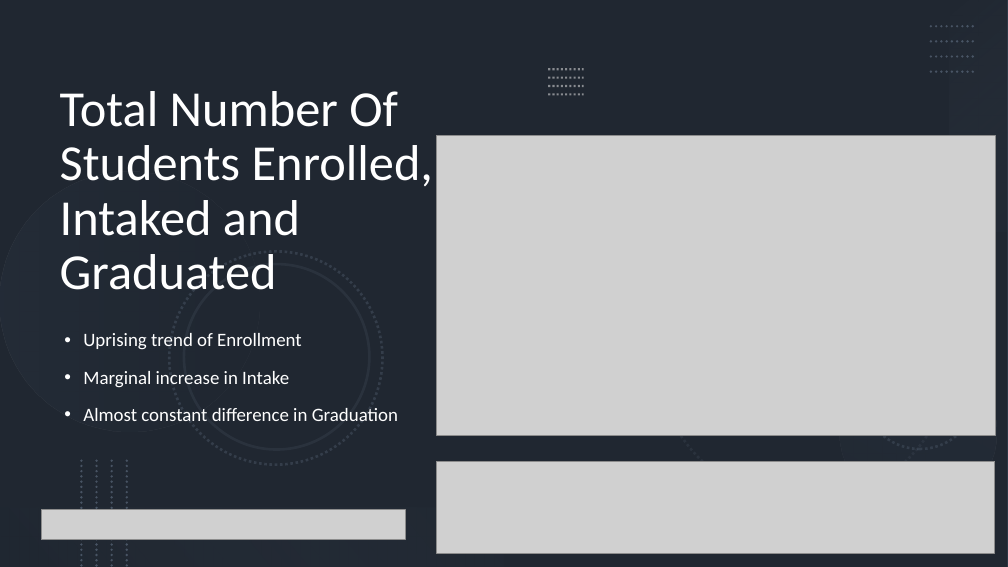
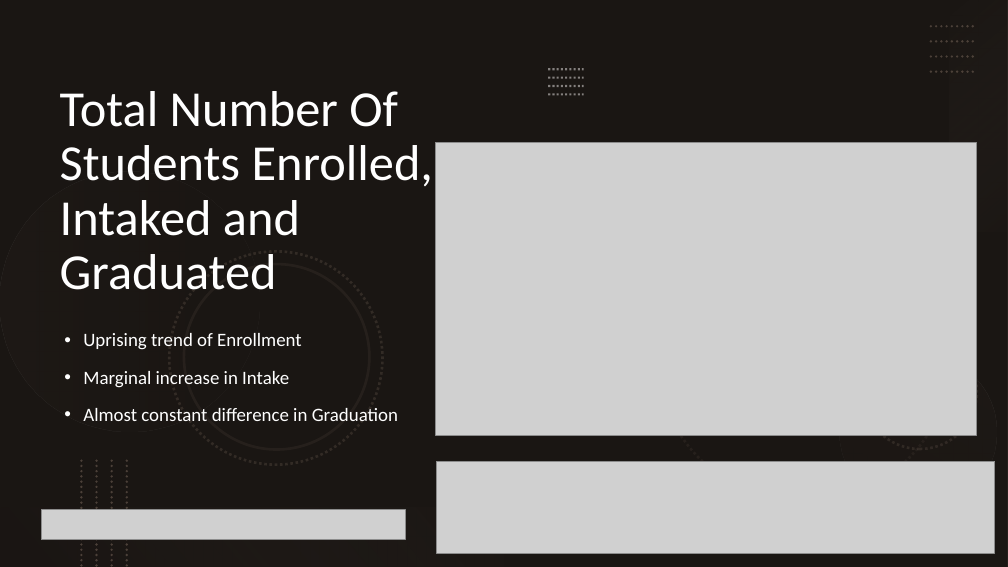
Before and after one commit to jurgen-tan-git/PDS-Assignments, a slide deck: slide 9 of Assignment 2/JurgenTan_CA2.pptx (slide 6 before the commit). Drawn at 1008x567 pixels with LibreOffice and Linux fonts; fonts in the diff are those of the drawing; grey boxes stand for pictures. Boxes give left, top, right and bottom in pixels: in the first picture for what was removed or moved away, otherwise in the second. Text is boxed around its words. In the diff, an @@ line names an element or a change of style, - is before the commit and + after.

```diff
--- a/Assignment 2/JurgenTan_CA2.pptx
+++ b/Assignment 2/JurgenTan_CA2.pptx
@@ rectangle at <box>0,0,1008,567</box>: fill #44546A to #39302A @@
@@ line (931, 26) - (976, 26): stroke #333F50 2.5 pt dashed to #2B2420 2.5 pt dashed @@
@@ rectangle at <box>950,0,1008,231</box>: fill gradient #ADB9CA to #333F50 to gradient #B9AAA0 to #2B2420 @@
@@ line (931, 42) - (976, 42): stroke #333F50 2.5 pt dashed to #2B2420 2.5 pt dashed @@
@@ line (931, 57) - (976, 57): stroke #333F50 2.5 pt dashed to #2B2420 2.5 pt dashed @@
@@ line (548, 86) - (584, 86): stroke #F1F0F0 2 pt dashed to #EFEBE9 2 pt dashed @@
@@ line (548, 78) - (584, 78): stroke #F1F0F0 2 pt dashed to #EFEBE9 2 pt dashed @@
@@ line (548, 70) - (584, 70): stroke #F1F0F0 2 pt dashed to #EFEBE9 2 pt dashed @@
@@ line (931, 72) - (976, 72): stroke #333F50 2.5 pt dashed to #2B2420 2.5 pt dashed @@
@@ line (548, 95) - (584, 95): stroke #F1F0F0 2 pt dashed to #EFEBE9 2 pt dashed @@
@@ picture: place and size @@
-picture at <box>437,135,996,436</box>
+picture at <box>436,142,977,436</box>
@@ ellipse at <box>0,172,260,432</box>: fill gradient #333F50 to #222A35 to gradient #2B2420 to #1C1815 @@
@@ outline #222A35 2.5 pt dashed to #1C1815 2.5 pt dashed in 3 elements at <box>624,174,985,535</box>, <box>863,335,977,449</box>, <box>145,228,407,489</box> @@
@@ ellipse at <box>163,243,390,470</box>: outline #222A35 2.5 pt to #1C1815 2.5 pt @@
@@ ellipse at <box>811,324,1008,539</box>: fill gradient #333F50 to gradient #2B2420 @@
@@ line (82, 461) - (82, 567): stroke #222A35 2.5 pt dashed to #1C1815 2.5 pt dashed @@
@@ line (97, 461) - (97, 567): stroke #222A35 2.5 pt dashed to #1C1815 2.5 pt dashed @@
@@ line (112, 461) - (112, 567): stroke #222A35 2.5 pt dashed to #1C1815 2.5 pt dashed @@
@@ line (127, 461) - (127, 567): stroke #222A35 2.5 pt dashed to #1C1815 2.5 pt dashed @@
@@ rectangle at <box>0,508,504,567</box>: fill gradient #222A35 to #8497B0 to gradient #1C1815 to #968071 @@
```
Also in this commit, not shown: 13 other slides changed, 1 slide added, 1 slide removed, 32 other files.
